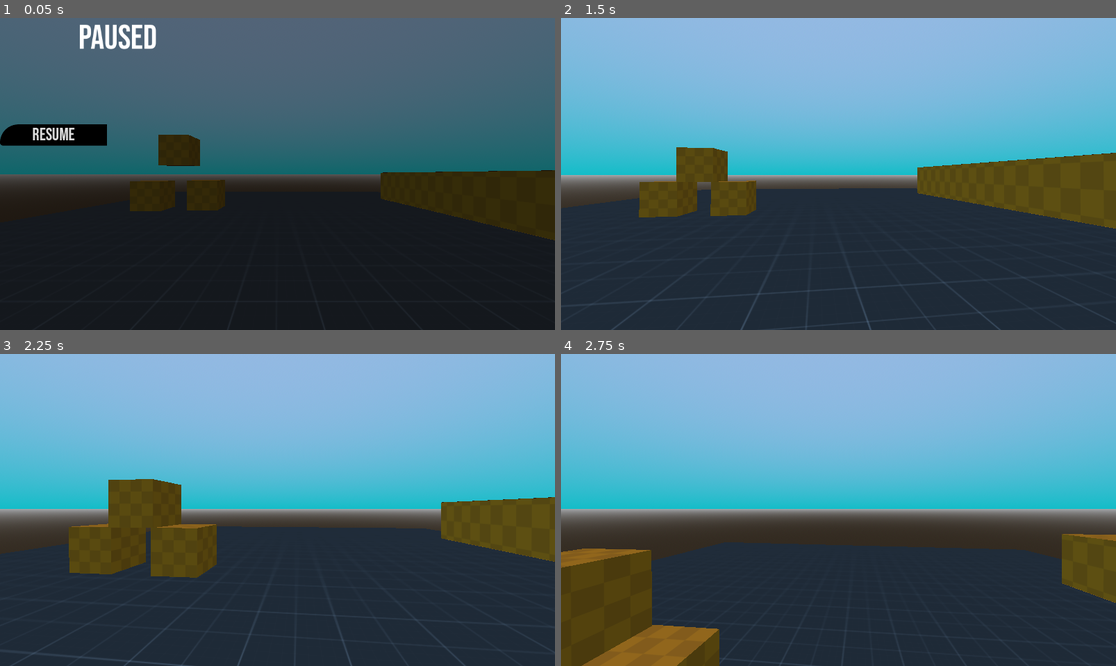
Above: before the commit, frames 1-4 (two rows, left to right).
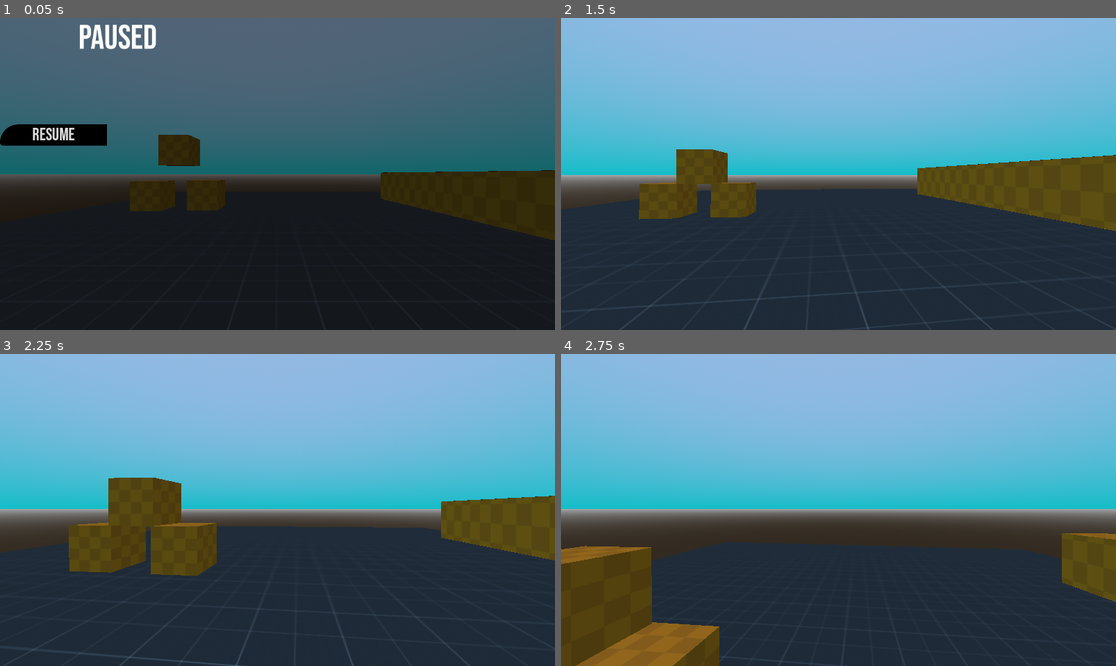
Above: after the commit, the same moments.

Repository: zayKade/First_Person_Template
Game: Godot game, scene res://_Assets/_Scenes/test_arena.tscn
The game is run twice, just before and just after one commit, with the same random seed, the same clock (stepped at 60 frames per second) and the same inputs. Sound files missing from this copy of the repository are replaced by a short silence.
Inputs (mouse positions are in pixels of both pictures, inside the frame that each line leads up to):
- Up to frame 1 (0.05 s): no input
- Up to frame 2 (1.5 s): click "RESUME" at 0.5 s; tap Enter at 1.25 s; move the mouse to (866, 174) at 1.27 s; hold W (forward) from 1.28 s (still down); hold C (crouch) from 1.28 s (still down)
- Up to frame 3 (2.25 s): keep holding W (forward); tap Space (jump) at 1.52 s; move the mouse to (249, 510) at 2.02 s; release C (crouch) at 2.03 s; tap Shift (run) at 2.1 s
- Up to frame 4 (2.75 s): keep holding W (forward); tap Space (jump) at 2.27 s

Frame 1 is identical in both runs. In frame 2, 1.1% of the frame differs, in the area x 1-100%, y 41-100%; in frame 3, 0.9%; in frame 4, 0.7%.

Commit message:
Update PlayerController.gd

Diff:
--- a/_Assets/_Script/PlayerController.gd
+++ b/_Assets/_Script/PlayerController.gd
@@ -3,7 +3,7 @@
 @export var JUMP_VELOCITY : float = 4.5
 @export var fallVELO : int = 9
 @export var crouchingSpeed : float = 2.1
-const ColliderHEIGHT: float = 2.1
+const ColliderHEIGHT: float = 1.6
 const MINHeight : float = 1.5
 const MAXHeight : float = 2
 @export var sprintSPEED : float = 1.9
@@ -40,7 +40,7 @@
 	elif Headcollison.is_colliding()  && isCrouching && is_on_floor():
 		crouch(delta)
 	else:
-		BOD.shape.height = lerp(BOD.shape.height,MAXHeight * 2,delta)
+		BOD.shape.height = lerp(BOD.shape.height,MAXHeight * 1.8,delta)
 		isCrouching = false
 	#adds gravity
 	gravtiy(delta)
